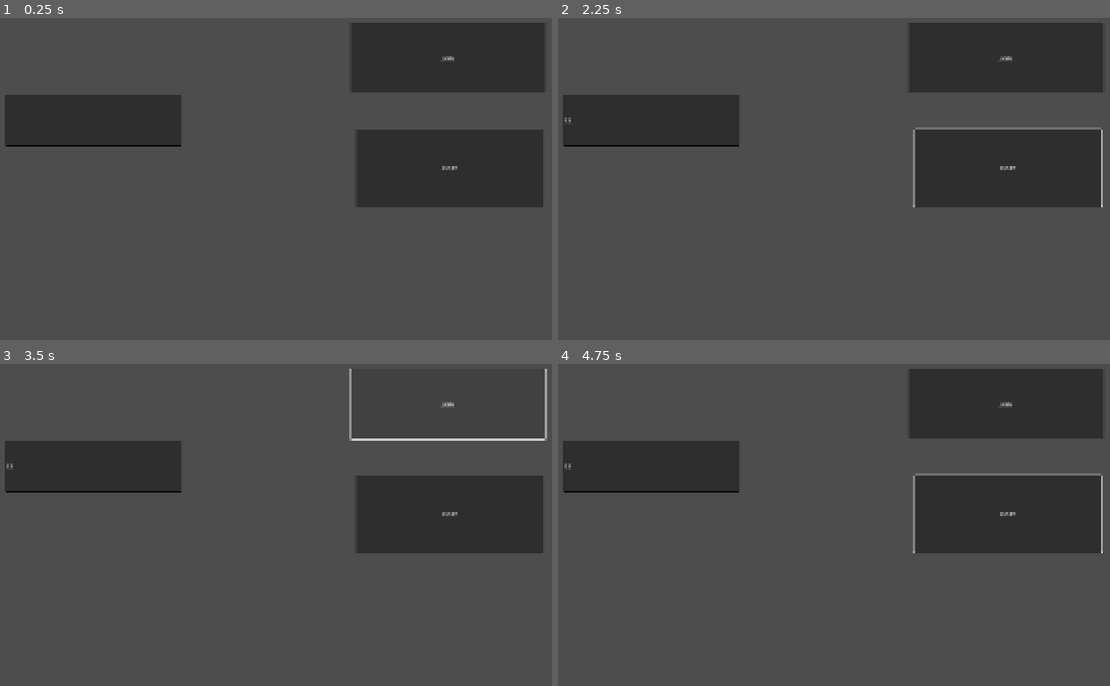
Above: before the commit, frames 1-4 (two rows, left to right).
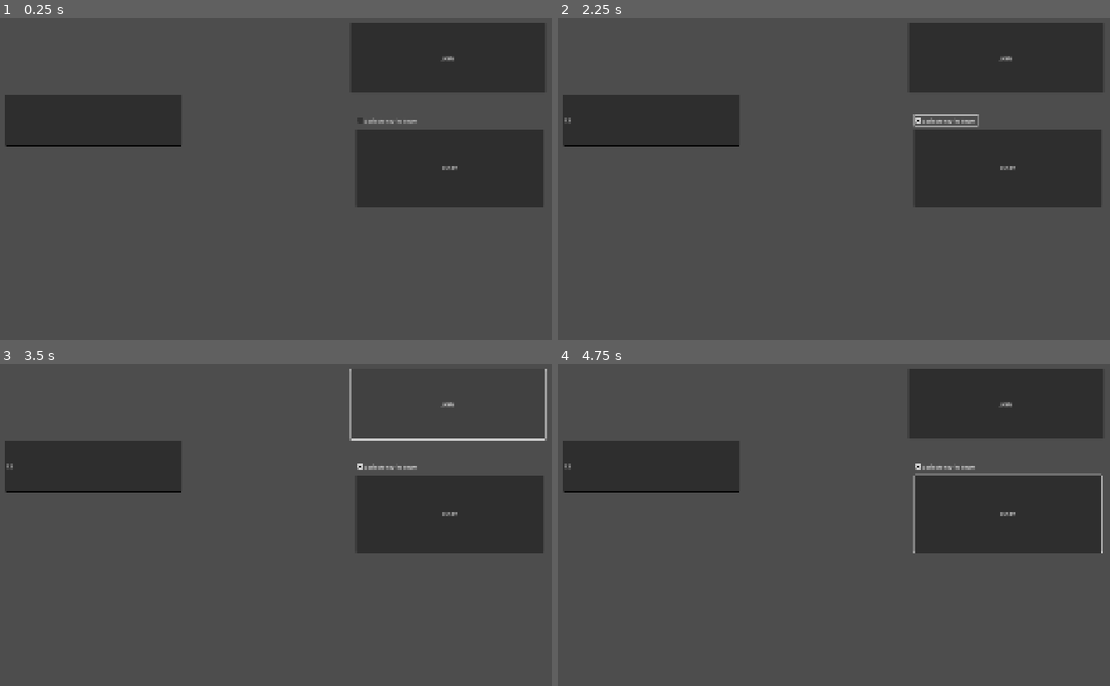
Above: after the commit, the same moments.

Repository: svetasus/beach-chill-godot
Game: Godot game, scene res://scenes/main.tscn
Same seed, same stepped clock (60 frames per second), same inputs: the game is played once before the commit and once after it.
Inputs (mouse positions are in pixels of both pictures, inside the frame that each line leads up to):
- Up to frame 1 (0.25 s): no input
- Up to frame 2 (2.25 s): click (651, 121) at 0.52 s; type "12" at 0.6 s; click "HOST" at 1.25 s; click (944, 121) at 2 s, where only the run after the commit has a clickable "Split Money in Team"
- Up to frame 3 (3.5 s): click "JOIN" at 2.75 s
- Up to frame 4 (4.75 s): move the mouse to (972, 489) at 3.52 s; hold D (move_right) 3.53-4.25 s; hold E (interact) 3.53-4.25 s; click (972, 489) at 3.67 s; tap Q (throw) at 3.8 s; drag from (701, 525) to (795, 579) at 4.27 s

The runs differ from the first frame. In frame 1, 0.1% of the frame differs, in the area x 64-76%, y 30-33%; in frame 2, 0.7%, in the area x 64-99%, y 29-59%; in frame 3, 0.1%; in frame 4, 0.1%.

Commit message:
Add economy system, team money split option, and player persistence
- Added `ItemValueType` to `ItemData` with specific prices (COMMON=10, RARE=20, EPIC=40, ARTIFACT=60).
- Created a `TeamMoneyCheckBox` in `multiplayerMenu.tscn` to toggle team vs. individual money distribution.
- Updated `collectible_basket.gd` to retrieve item value and split money based on the global team setting via RPCs.
- Implemented `receive_money`, `save_money`, and `load_money` in `player.gd` utilizing Godot's `FileAccess` to retain session money in `user://player_money_<name>.save`.
- Added a permanent `MoneyLabel` and dynamically created, tween-animated floating text in `player.gd` to display incoming transactions on the UI.

Diff:
--- a/scenes/features/multiplayerMenu.tscn
+++ b/scenes/features/multiplayerMenu.tscn
@@ -27,6 +27,14 @@
 offset_bottom = 335.0
 text = "JOIN"
 
+[node name="TeamMoneyCheckBox" type="CheckBox" parent="."]
+layout_mode = 0
+offset_left = 1210.0
+offset_top = 400.0
+offset_right = 1400.0
+offset_bottom = 431.0
+text = "Split Money in Team"
+
 [node name="AddressEntry" type="LineEdit" parent="."]
 layout_mode = 0
 offset_left = 167.0
--- a/scenes/features/player.tscn
+++ b/scenes/features/player.tscn
@@ -186,6 +186,15 @@
 script = ExtResource("2_g2els")
 slot_prefab = ExtResource("3_qhqgy")
 
+[node name="MoneyLabel" type="Label" parent="PlayerUI"]
+layout_mode = 1
+offset_left = 30.0
+offset_top = 30.0
+offset_right = 300.0
+offset_bottom = 80.0
+theme_override_font_sizes/font_size = 32
+text = "Money: $0"
+
 [node name="PanelContainer" type="PanelContainer" parent="PlayerUI/InventoryUI"]
 layout_mode = 1
 anchors_preset = 5
--- a/scripts/collectible_basket.gd
+++ b/scripts/collectible_basket.gd
@@ -20,9 +20,10 @@
 			var item_color = body.data.particle_color
 			var body_path = body.get_path()
 			var spawn_pos = body.global_position
+			var money_value = body.data.get_value() if body.data.has_method("get_value") else 10
 
 			# Debug to see why it thinks it's the server
-			print("Basket detected: ", body.name, " | Authority ID: ", thrower_id)
+			print("Basket detected: ", body.name, " | Authority ID: ", thrower_id, " | Value: ", money_value)
 
 			# --- STOP NETWORK ERRORS ---
 			# We tell the synchronizer to shut up BEFORE the node dies
@@ -35,6 +36,23 @@
 			if body is RigidBody3D:
 				body.freeze = true
 			body.hide()
+
+			# --- MONEY LOGIC ---
+			if Global.split_money_in_team:
+				var players_container = get_node_or_null(Global.PLAYERS_CONTAINER_PATH)
+				if players_container:
+					var player_count = players_container.get_child_count()
+					if player_count > 0:
+						var split_money = int(money_value / player_count)
+						for player in players_container.get_children():
+							if player.has_method("receive_money"):
+								player.receive_money.rpc_id(player.name.to_int(), split_money)
+			else:
+				var players_container = get_node_or_null(Global.PLAYERS_CONTAINER_PATH)
+				if players_container:
+					var player_node = players_container.get_node_or_null(str(thrower_id))
+					if player_node and player_node.has_method("receive_money"):
+						player_node.receive_money.rpc_id(thrower_id, money_value)
 
 			# --- THE SYNC ---
 			# We pass all captured data so clients don't have to look it up
--- a/scripts/global.gd
+++ b/scripts/global.gd
@@ -12,3 +12,5 @@
 const TREASURE_MARKERS_LEVEL_PATH: String = "Markers/TreasureSpawnMarkers"
 
 const PLAYER_SCENE_PATH: String = "res://scenes/features/player.tscn"
+
+var split_money_in_team: bool = false
--- a/scripts/item_data.gd
+++ b/scripts/item_data.gd
@@ -20,3 +20,18 @@
 @export var is_tool: bool = false
 @export var is_collectible: bool = true
 #@export_file("*.tscn") var tool_scene_path: String # The "Address" of the brain
+
+enum ItemValueType { COMMON, RARE, EPIC, ARTIFACT }
+@export var item_value_type: ItemValueType = ItemValueType.COMMON
+
+func get_value() -> int:
+	match item_value_type:
+		ItemValueType.COMMON:
+			return 10
+		ItemValueType.RARE:
+			return 20
+		ItemValueType.EPIC:
+			return 40
+		ItemValueType.ARTIFACT:
+			return 60
+	return 10
--- a/scripts/multiplayer_menu.gd
+++ b/scripts/multiplayer_menu.gd
@@ -7,6 +7,11 @@
 	Input.set_mouse_mode(Input.MOUSE_MODE_VISIBLE)
 
 func _on_host_button_pressed():
+	# Set global team money setting based on the check box
+	var checkbox = get_node_or_null("TeamMoneyCheckBox")
+	if checkbox:
+		Global.split_money_in_team = checkbox.button_pressed
+
 	# 1. Setup the server
 	var error = enet_peer.create_server(9999)
 	if error != OK:
--- a/scripts/player.gd
+++ b/scripts/player.gd
@@ -39,8 +39,28 @@
 # Stores item names and their counts: {"Pink Shell": 3, "Old Coin": 1}
 var collection = {}
 
+var money: int = 0
+
 # Signal to tell the UI to refresh
 signal collection_updated(new_collection)
+
+func get_save_path() -> String:
+	return "user://player_money_" + str(name) + ".save"
+
+func save_money():
+	var file = FileAccess.open(get_save_path(), FileAccess.WRITE)
+	if file:
+		file.store_string(str(money))
+		file.close()
+
+func load_money():
+	var path = get_save_path()
+	if FileAccess.file_exists(path):
+		var file = FileAccess.open(path, FileAccess.READ)
+		if file:
+			var content = file.get_as_text()
+			money = content.to_int()
+			file.close()
 
 func _enter_tree() -> void:
 	pass
@@ -77,6 +97,8 @@
 		eye_color = Color(randf(), randf(), randf()) # Random RGB
 		apply_eye_color(eye_color)
 
+		load_money()
+		update_money_ui()
 
 	else:
 		# THIS IS SOMEONE ELSE: Turn off their camera on my screen
@@ -806,6 +828,42 @@
 			cart.grab_cart(my_player, my_id)
 
 
+@rpc("any_peer", "call_local")
+func receive_money(amount: int):
+	if not is_multiplayer_authority():
+		return
+	money += amount
+	save_money()
+	update_money_ui()
+	show_floating_money(amount)
+
+func update_money_ui():
+	var money_label = $PlayerUI/MoneyLabel
+	if money_label:
+		money_label.text = "Money: $" + str(money)
+
+func show_floating_money(amount: int):
+	var floating_label = Label.new()
+	floating_label.text = "+$" + str(amount)
+	floating_label.add_theme_color_override("font_color", Color(0.2, 1.0, 0.2)) # Green color
+	floating_label.add_theme_font_size_override("font_size", 24)
+
+	$PlayerUI.add_child(floating_label)
+
+	# Position it somewhat near the main money label
+	var start_pos = Vector2(20, 60)
+	if $PlayerUI/MoneyLabel:
+		start_pos = $PlayerUI/MoneyLabel.position + Vector2(0, 30)
+
+	floating_label.position = start_pos
+
+	var tween = create_tween()
+	# Float upwards and fade out
+	tween.tween_property(floating_label, "position", start_pos + Vector2(0, -50), 1.5).set_trans(Tween.TRANS_SINE).set_ease(Tween.EASE_OUT)
+	tween.parallel().tween_property(floating_label, "modulate:a", 0.0, 1.5)
+
+	tween.tween_callback(floating_label.queue_free)
+
 
 @rpc("any_peer", "call_local")
 func _rpc_request_cart_deposit(cart_path: NodePath, item_path: NodePath):
